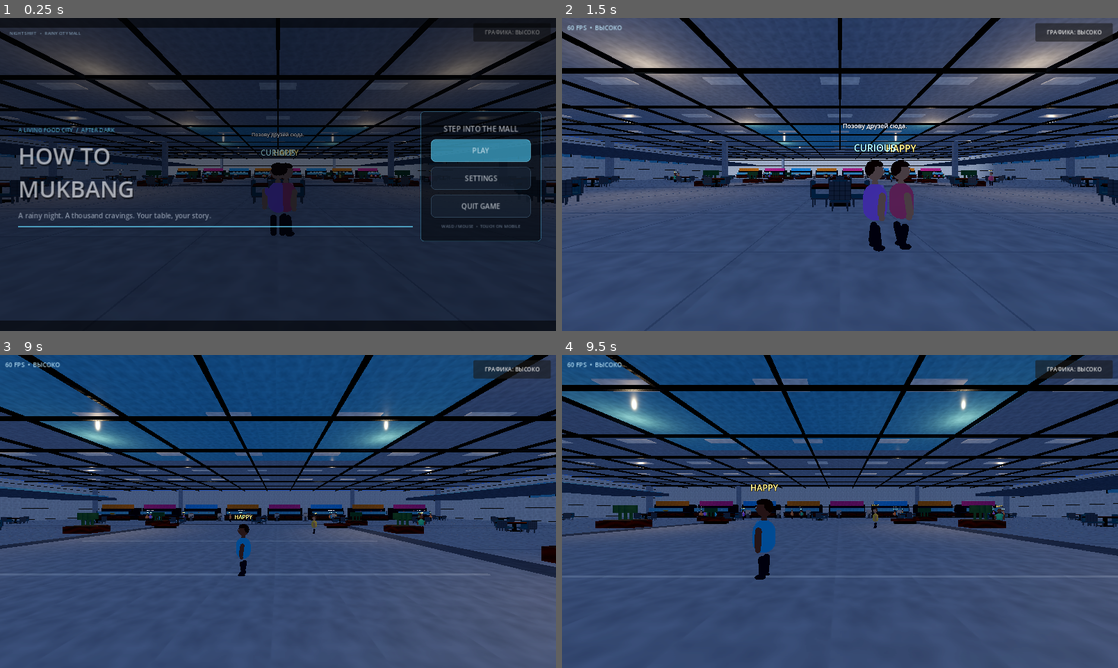
Above: before the commit, frames 1-4 (two rows, left to right).
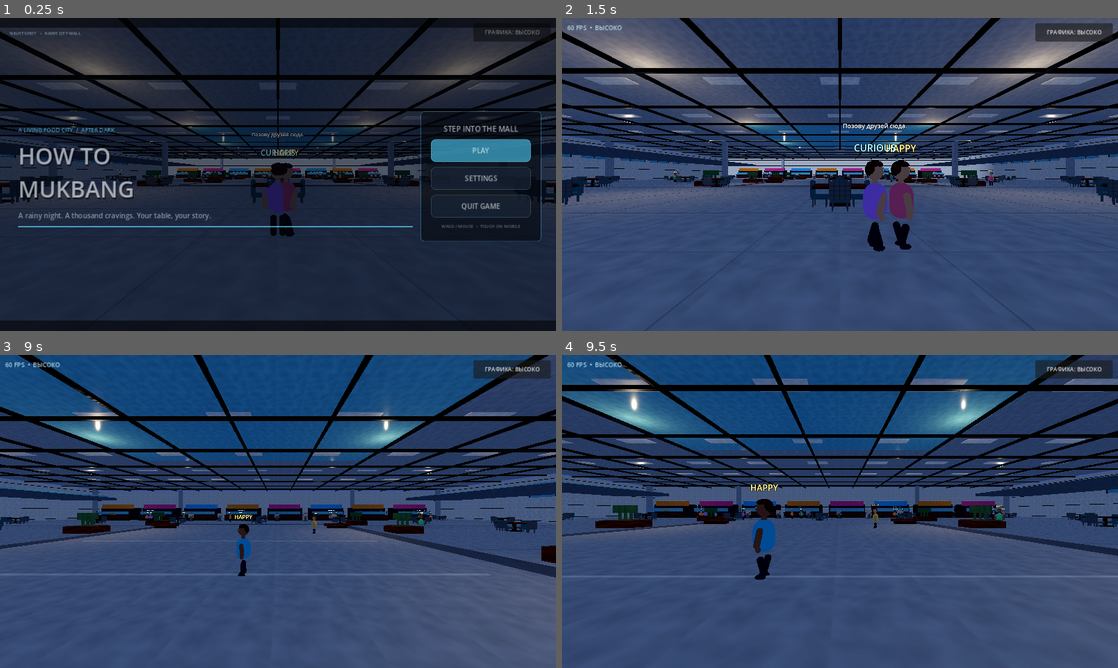
Above: after the commit, the same moments.

Repository: gggevego15-ui/How-to-MUKBANG
Game: Godot game, scene res://scenes/main.tscn
Same seed, same stepped clock (60 frames per second), same inputs: the game is played once before the commit and once after it.
Inputs (mouse positions are in pixels of both pictures, inside the frame that each line leads up to):
- Up to frame 1 (0.25 s): no input
- Up to frame 2 (1.5 s): click "PLAY" at 0.5 s; tap Enter at 1.25 s; move the mouse to (867, 174) at 1.27 s; hold Up (ui_up) from 1.28 s (still down); hold E from 1.28 s (still down)
- Up to frame 3 (9 s): tap Space at 1.52, 2.27, 3.77, 4.52, 5.27, 6.77, 7.52, 8.27 s; move the mouse to (250, 511) at 2.02 s; release E at 2.03 s; tap F every 2.25 s from 2.1 to 8.85 s; move the mouse to (289, 505) at 2.77 s; hold Shift 2.78-3.53 s; move the mouse to (272, 517) at 3.52 s; tap E at 3.6, 8.1 s; move the mouse to (316, 514) at 4.27 s; move the mouse to (233, 508) at 5.02 s; tap Shift at 5.1 s; move the mouse to (283, 511) at 5.77 s; hold E 5.78-6.53 s; move the mouse to (255, 505) at 6.52 s; release Up (ui_up) at 6.53 s; hold Right (ui_right) 6.53-7.28 s; move the mouse to (305, 511) at 7.27 s; hold Shift 7.28-8.03 s; hold Up (ui_up) from 7.28 s (still down); move the mouse to (250, 511) at 8.02 s; move the mouse to (289, 505) at 8.77 s
- Up to frame 4 (9.5 s): keep holding Up (ui_up)

The runs differ from the first frame. In frame 1, less than 0.1% of the frame differs, in the area x 36-61%, y 50-69%; in frame 2, 0.1%, in the area x 20-78%, y 50-73%; in frame 3, less than 0.1%; in frame 4, less than 0.1%.

Commit message:
Connect lightweight rain puddle ripple effects

Diff:
--- a/scripts/mall.gd
+++ b/scripts/mall.gd
@@ -713,6 +713,12 @@
 	rain.material_override = drop_material
 	add_child(rain)
 
+	# Reuse a tiny fixed pool of animated rings and splash beads; no physics or allocations per drop.
+	var puddle_effects := Node3D.new()
+	puddle_effects.name = "RainPuddleEffects"
+	puddle_effects.set_script(load("res://scripts/rain_puddle_effects.gd"))
+	add_child(puddle_effects)
+
 func _build_lighting() -> void:
 	var world := WorldEnvironment.new()
 	var env := Environment.new()
